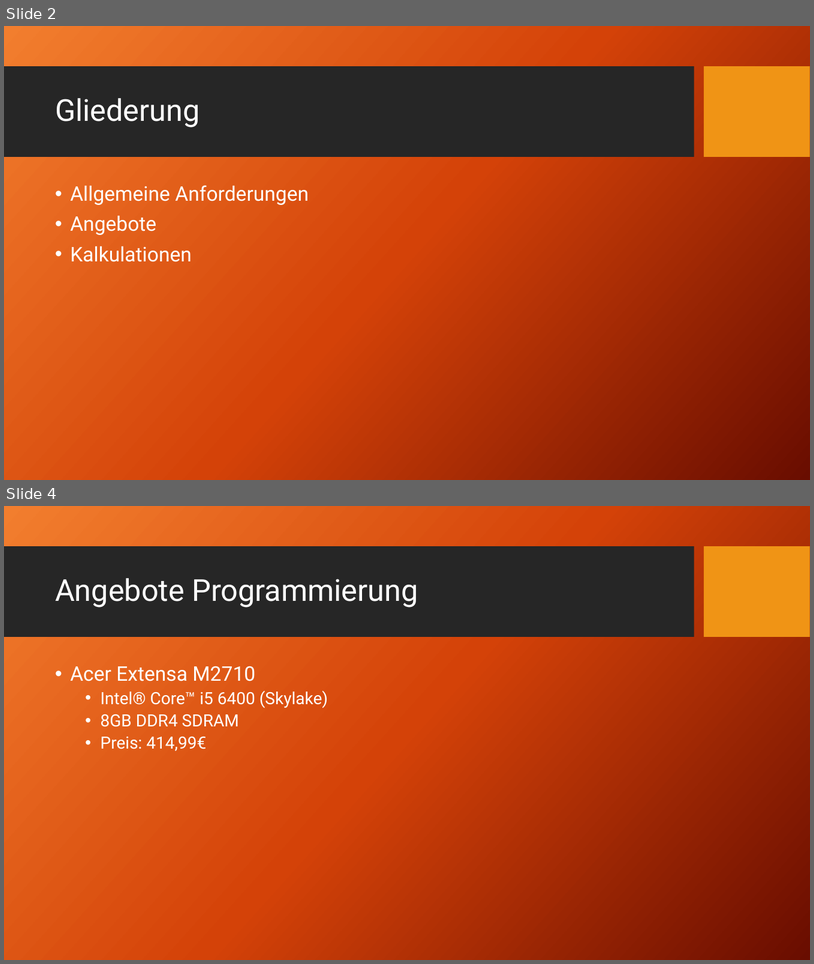
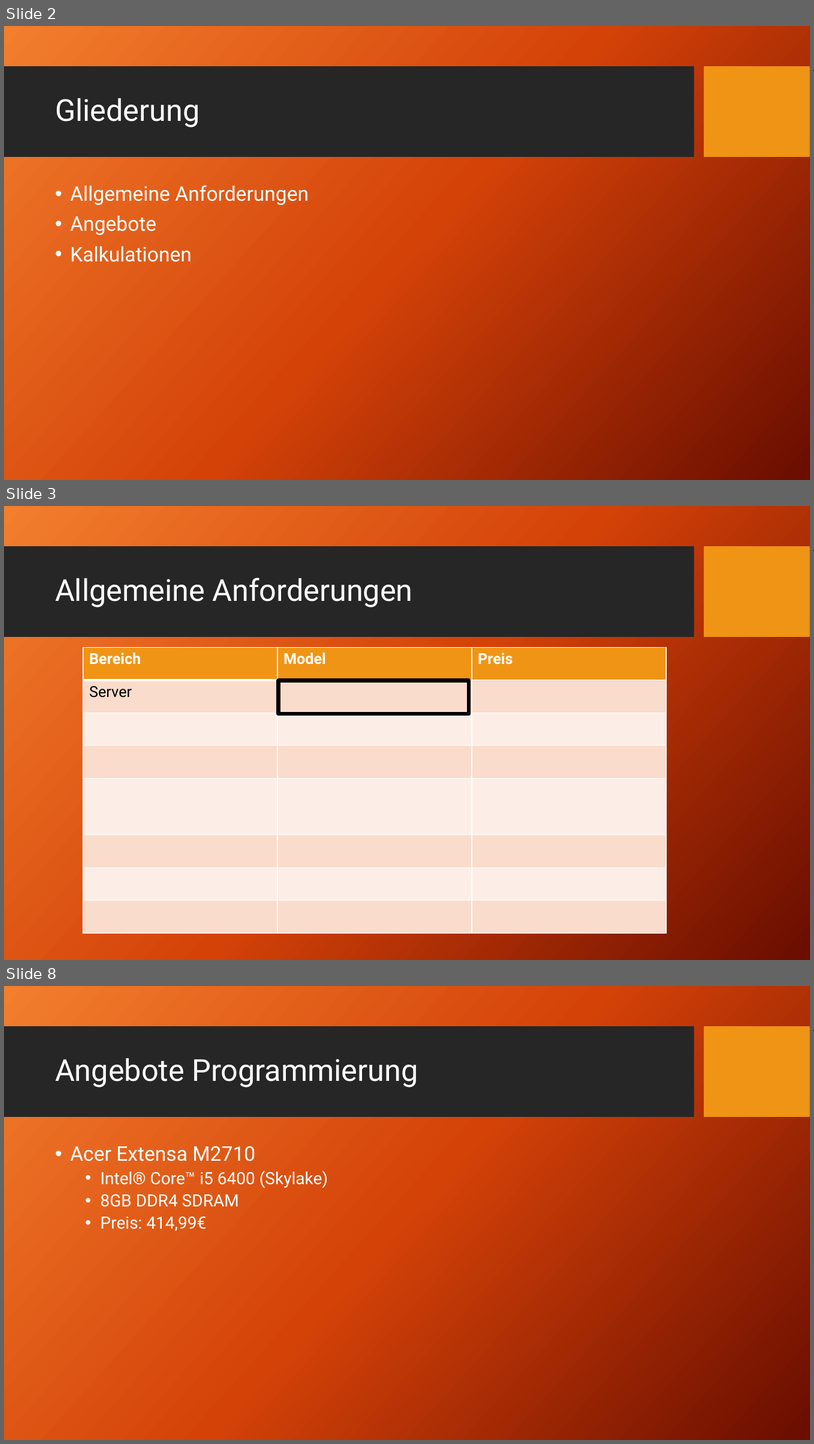
Before and after one commit to HaJaReDeluxe/mintBerryCrunchGames, a slide deck: Angebot für mintBerryCrunchGames GmbH.pptx. Shown one above the other, each under a label of ours: slides 2 and 4 before the commit, slides 2, 3 and 8 after it; the slides between them are not shown. The pictures are 814x964 and 814x1444 pixels, drawn with LibreOffice and Linux fonts; fonts in the diff are those of the drawing; background and template pictures are left out. Boxes give left, top, right and bottom in pixels: in the first picture for what was removed or moved away, otherwise in the second. Text is boxed around its words. In the diff, an @@ line names an element or a change of style, - is before the commit and + after.

```diff
--- a/Angebot für mintBerryCrunchGames GmbH.pptx
+++ b/Angebot für mintBerryCrunchGames GmbH.pptx
@@ slide 3 added at (4,506,810,960), background picture (left out); not listed: 2 template elements that a slide beside it also shows @@
@@ title added at (55,577,413,607), 36 pt, text #FFFFFF @@
+Allgemeine Anforderungen
@@ table added at (83,647,666,933), 8 rows, 3 columns @@
+Bereich | Model | Preis
+Server |  | 
+ |  | 
+ |  | 
+ |  | 
+ |  | 
+ |  | 
+ |  | 
@@ rectangle added at (279,680,469,714), outline #000000 4.5 pt @@
@@ what was slide 4 is now slide 8 @@
```
Also in this commit, not shown: 4 other slides added, 1 slide removed, 1 other file.
